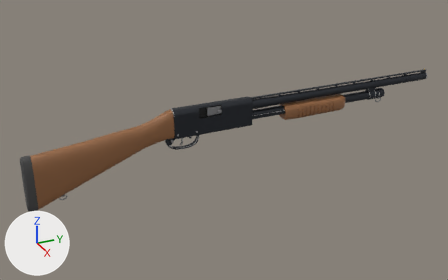
Before and after pictures for a commit that changed the glTF model assets/models/guns/mp133.glb.
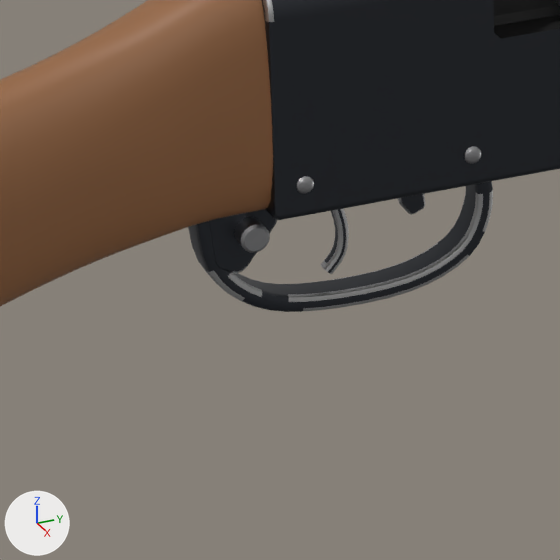
Each version is shown whole from a 50 mm camera at (1.312, -0.427, 0.616) aimed at (-0.018, 0.171, -0.049), then close up on the part from 32% to 46% of the width and 41% to 63% of the height. The lights are fixed; the arrows at lower left show +X, +Y and +Z. The last two pictures show the newer version. Vertices at exactly the same position are counted once.

In view in the first close-up: 'crossbolt', 'static', 'static_butt', 'trigger'.
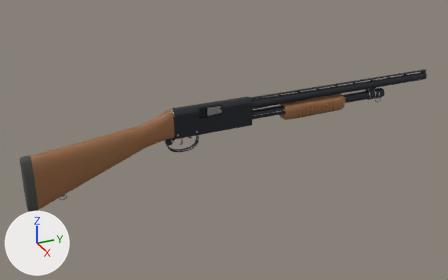
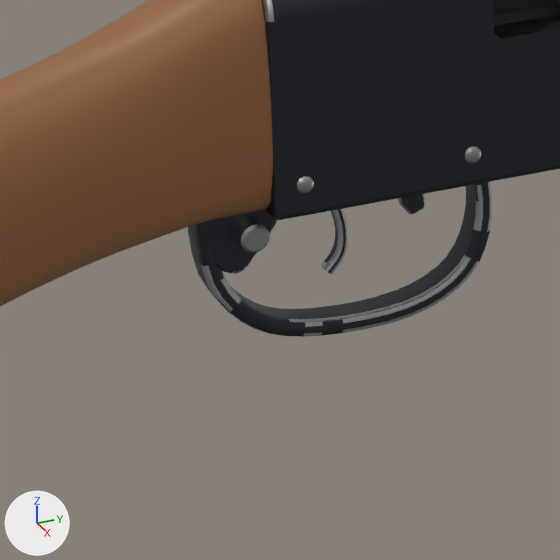
What the commit changed:
me_static is used by ob_static; location (0.0, 0.0, 0.0).
me_static had 1376 vertices, 2712 faces and spanned x -0.019..0.019, y 0.006..0.235, z -0.042..0.066.
me_static now has 1376 vertices, 2712 faces and spans x -0.019..0.019, y 0.006..0.235, z -0.049..0.066.
me_static part 1: 197 vertices moved from x -0.005..0.005, y 0.007..0.094, z -0.042..-0.005 to x -0.005..0.005, y 0.007..0.094, z -0.049..-0.006; 114 vertices removed from x -0.005..0.005, y 0.008..0.094, z -0.041..-0.012; 114 vertices added at x -0.005..0.005, y 0.008..0.094, z -0.049..-0.013.
me_static part 2: 24 faces spanning x 0.004..0.005, y 0.016..0.094, z -0.049..-0.011 switch from mat_blued (dark grey #3f4248) to mat_worn (grey #bcbcbc).
me_static part 3: 40 faces spanning x -0.005..0.005, y 0.008..0.093, z -0.049..-0.003 switch from mat_worn (grey #bcbcbc) to mat_blued (dark grey #3f4248).

Location of each change, (x1, y1, x2, y2) in pixels of the close-ups (560 x 560 px; the box of a moved part takes in the faces that stretch with it):
'static', reshaped: before (188, 0, 560, 312); after (188, 0, 560, 337)
part 1 of me_static, moved or reshaped: before (188, 182, 493, 310); after (188, 182, 493, 337)
part 2 of me_static, recoloured: before (234, 181, 493, 298); after (231, 181, 493, 333)
part 3 of me_static, recoloured: before (288, 243, 467, 307); after (290, 256, 471, 326)
